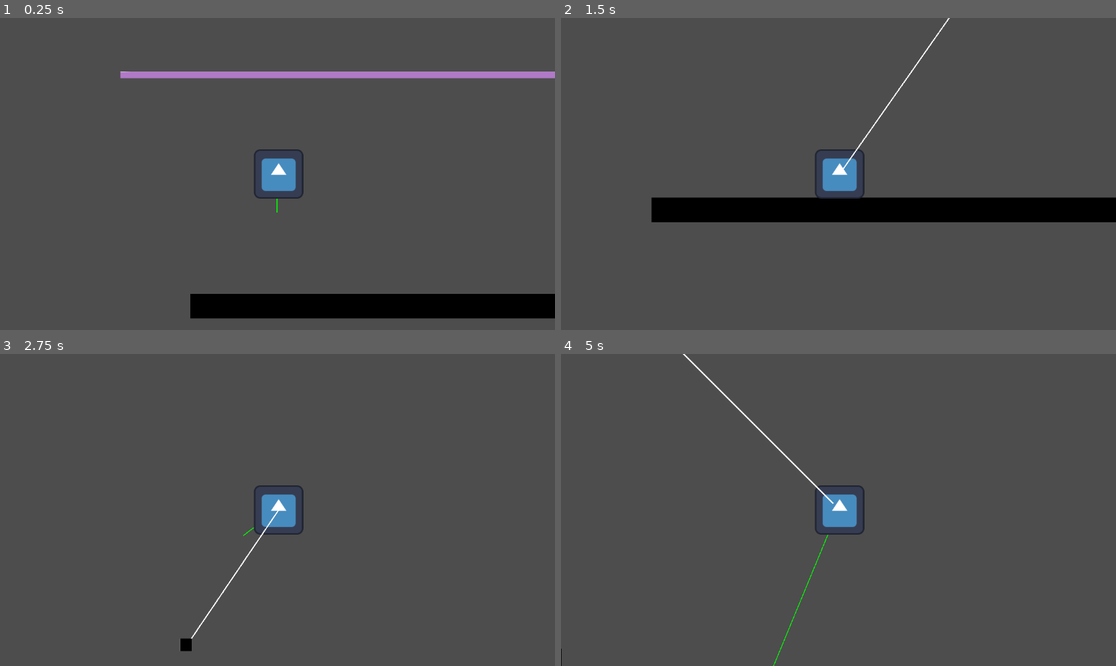
Above: before the commit, frames 1-4 (two rows, left to right).
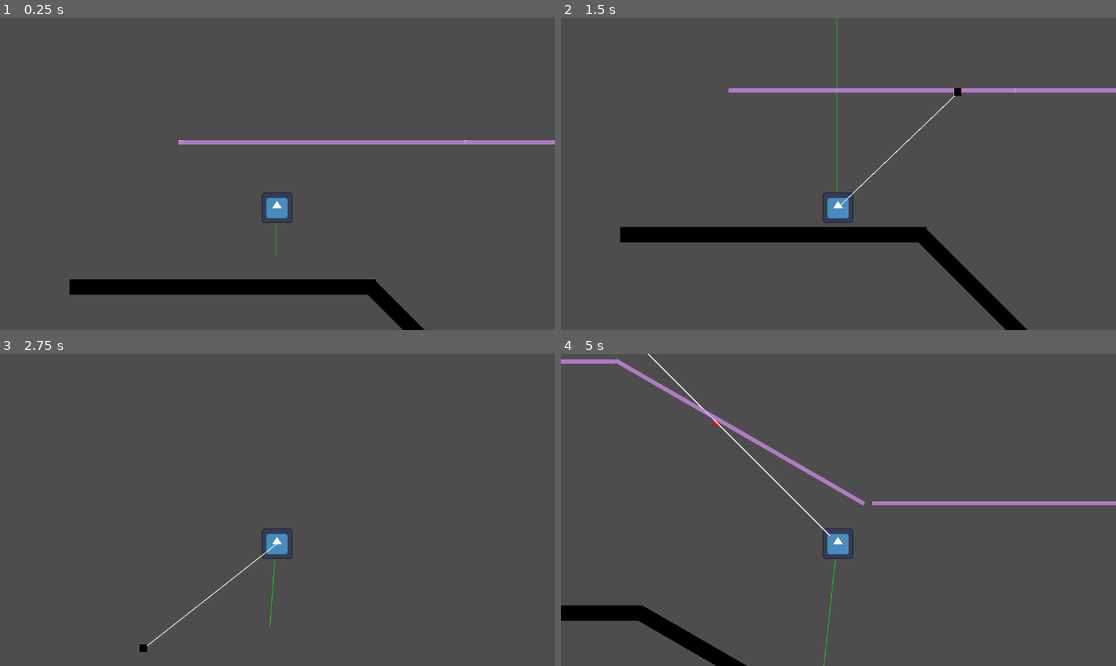
Above: after the commit, the same moments.

Repository: alanmathiasen/hook-godot
Game: Godot game, scene res://scenes/level.tscn
The game is run twice, just before and just after one commit, with the same random seed, the same clock (stepped at 60 frames per second) and the same inputs. The engine's default icon, where the game draws it, is replaced by a stand-in: a white triangle on a blue panel in a dark square.
Inputs:
- Up to frame 1 (0.25 s): no input
- Up to frame 2 (1.5 s): hold Ctrl (hook) 0.53-1.28 s; hold Right (ui_right) from 0.53 s (still down); tap Up (ui_up) at 0.77, 0.8, 1.07, 1.35 s
- Up to frame 3 (2.75 s): tap Up (ui_up) at 1.52, 1.82, 2.3 s; tap Ctrl (hook) at 1.55 s; release Right (ui_right) at 2.03 s; hold Left (ui_left) from 2.03 s (still down); hold Ctrl (hook) from 2.03 s (still down)
- Up to frame 4 (5 s): release Left (ui_left) at 2.78 s; release Ctrl (hook) at 2.78 s; hold Right (ui_right) 2.78-4.28 s; tap Ctrl (hook) at 2.85, 4.35 s; tap Up (ui_up) at 3.02, 3.32, 3.6, 3.77, 4.07, 4.52, 4.82 s; hold Left (ui_left) from 4.28 s (still down)

The runs differ from the first frame. In frame 1, 12% of the frame differs, in the area x 12-100%, y 17-100%; in frame 2, 13%, in the area x 10-100%, y 0-100%; in frame 3, 1.5%; in frame 4, 4.8%.
Error after the commit: Invalid operands 'Vector2' and 'Nil' in operator '*'. (res://scenes/character.gd:115)

Commit message:
improvements here and there

Diff:
--- a/project.godot
+++ b/project.godot
@@ -12,7 +12,7 @@
 
 config/name="test"
 run/main_scene="res://scenes/level.tscn"
-config/features=PackedStringArray("4.1", "Forward Plus")
+config/features=PackedStringArray("4.2", "Forward Plus")
 config/icon="res://icon.svg"
 
 [input]
--- a/scenes/Hook.gd
+++ b/scenes/Hook.gd
@@ -1,13 +1,13 @@
 extends Area2D
 
 
-enum HookStates {NONE, EXTEND, HOOKED, JUST_RELEASED}
+enum HookStates {NONE, EXTEND, HOOKED}
 
 
 signal hook_just_released
 
 
-const HOOK_SPEED = 1000.0
+const HOOK_SPEED = 2000.0
 const HOOK_DIRECTION_RIGHT = Vector2(1, -1)
 const HOOK_DIRECTION_LEFT = Vector2(-1, -1)
 const HOOK_COLLISION_LAYER = 2
@@ -49,17 +49,16 @@
 
 
 func _physics_process(delta):
-	line.points[1] = to_local(character.global_position)
+	draw_line_to_character()
+
 	match state:
 		HookStates.EXTEND:
 			extend_hook(delta)
 		HookStates.HOOKED:
 			if previous_state != HookStates.HOOKED:
-				print('fix hook')
 				fix_hook()
 		HookStates.NONE:
-			if previous_state != HookStates.NONE and previous_state != HookStates.HOOKED:
-				print('reset hook')
+			if previous_state == HookStates.EXTEND:
 				reset_hook()
 
 
@@ -71,14 +70,14 @@
 
 
 func _on_hook_body_entered(body:Node2D):
-	if body.get_collision_layer() == HOOK_COLLISION_LAYER and not state == HookStates.HOOKED:
-		change_state(HookStates.HOOKED)
-		# var direction_to_hook = (global_position - character.global_position).normalized()
-		# print(direction_to_hook)
-		# character.swing_velocity = character.velocity.dot(direction_to_hook) * direction_to_hook
+	if body.get_collision_layer() == HOOK_COLLISION_LAYER:
+		if state == HookStates.EXTEND:
+			change_state(HookStates.HOOKED)
 
 func fix_hook():
-	var hook_global_position = global_transform.origin
+	print('global_transform origin: ', global_transform.origin)
+	print('global_position: ', global_position)
+	var hook_global_position = global_position
 	character.remove_child(self)
 	character.get_tree().root.add_child(self)
 	self.global_position = hook_global_position
@@ -92,10 +91,10 @@
 	change_state(HookStates.NONE)
 	self.hide()
 	line.hide()
-	global_transform.origin = character.global_position
+	#global_transform.origin = character.global_position
 	print('hook reset', state)
-	if state == HookStates.HOOKED:
-		hook_just_released.emit()
+
+	hook_just_released.emit()
 
 
 func draw_line_to_character():
--- a/scenes/character.gd
+++ b/scenes/character.gd
@@ -2,11 +2,11 @@
 
 enum HookStates {NONE, EXTEND, HOOKED, JUST_RELEASED}
 
-@onready var hook = $Hook
-
-var speed := 400
-var gravity := 400
-var jump_force = 400
+const SPEED := 600
+const GRAVITY := 800
+const JUMP_FORCE = -600
+const BREAK_SPEED = 500
+const SWING_SPEED = 10
 var facing_direction := 1
 var swing_velocity := 0.0
 
@@ -19,11 +19,15 @@
 
 var velocity_arrow = Vector2.ZERO
 
+@onready var hook = $Hook
 
 func _physics_process(delta):
-	# print(velocity)
+
+	# print('hook to character: ', rad_to_deg(hook.get_angle_to(self.global_position)))
+	# print('character to hook: ', rad_to_deg(self.get_angle_to(hook.global_position)))
+	handle_movement(delta)
 	handle_hook(delta)
-	handle_movement(delta)
+
 	move_and_slide()
 	queue_redraw()
 
@@ -31,15 +35,19 @@
 
 func handle_movement(delta):
 	var direction = Input.get_axis("ui_left", "ui_right")
+
+	if direction != 0 and hook.state != HookStates.HOOKED:
+		var target_velocity = SPEED * direction
+		var interpolation_speed = 0.025  # Adjust this value to change the rate of interpolation
+		velocity.x = lerp(velocity.x, target_velocity, interpolation_speed)
+		facing_direction = 1 if direction > 0 else -1
+	elif is_on_floor():
+		velocity.x = move_toward(velocity.x, 0, delta * BREAK_SPEED)
+
 	if not is_on_floor():
-		velocity.y += gravity * delta
-	if direction != 0 and hook.state != HookStates.HOOKED:
-		velocity.x = speed * direction
-		facing_direction = 1 if direction > 0 else -1
-	else:
-		velocity.x = move_toward(velocity.x, 0, 13)
-	if is_on_floor() and Input.is_action_just_pressed("ui_up"):
-		velocity.y = -jump_force
+		velocity.y += GRAVITY * delta
+	elif Input.is_action_just_pressed("ui_up"):
+			velocity.y += JUMP_FORCE
 
 
 func handle_hook(delta):
@@ -48,22 +56,20 @@
 		linear_velocity = angular_velocity * distance_to_hook
 		process_velocity(delta)
 
-func _on_hook_body_entered(_body):
-	distance_to_hook = self.global_position.distance_to(hook.global_position)
-	if facing_direction == 1:
-		angle_to_hook = hook.get_angle_to(self.global_position)
-	else:
-		angle_to_hook = self.get_angle_to(hook.global_position)
-
 
 func process_velocity(delta:float)->void:
-	angular_acceleration = 2 * delta#((-gravity*delta) / distance_to_hook) * sin(angle_to_hook)
+	# print('angle to hook ', rad_to_deg(angle_to_hook))
+	# print('sin ',sin(angle_to_hook))
+	angular_acceleration = ((-GRAVITY*delta) / distance_to_hook) * sin(angle_to_hook)
+	# print(angular_acceleration)
+
 	if facing_direction == 1:
 		angular_velocity += angular_acceleration
 	else:
 		angular_velocity -= angular_acceleration
 
-	angle_to_hook += angular_velocity * 0.01
+	angle_to_hook += deg_to_rad(angular_velocity)
+	# print(rad_to_deg(angle_to_hook))
 	# print(rad_to_deg(angle_to_hook))
 	# print('hook.global_position ', hook.global_position)
 	# print('el resto ', Vector2(distance_to_hook * cos(angle_to_hook), distance_to_hook * sin(angle_to_hook)))
@@ -73,20 +79,49 @@
 func add_angular_velocity(force:float)->void:
 	angular_velocity += force
 
+
+
+func _on_hook_body_entered(_body):
+	distance_to_hook = self.global_position.distance_to(hook.global_position)
+	if facing_direction == 1:
+		angle_to_hook = hook.get_angle_to(self.global_position)
+		print('135-->', rad_to_deg(angle_to_hook))
+	else:
+		angle_to_hook = self.get_angle_to(hook.global_position)
+		print('45-->', rad_to_deg(angle_to_hook))
+
+	angular_velocity = vel_to_ang(self.velocity, distance_to_hook)
+
+
 func _on_hook_just_released():
 	var release_speed = linear_velocity
-	velocity.x = -release_speed * cos(angle_to_hook) * 1
-	velocity.y = 0
+	velocity.x = -release_speed * cos(angle_to_hook) * 1.2
 	velocity.y = release_speed * sin(angle_to_hook)
 	# velocity.x -= linear_velocity * cos(angle_to_hook)
 	# velocity.y += linear_velocity * sin(angle_to_hook)
 	# Adjust the y component of the velocity
-	var adjustment_factor = 1 / abs(velocity.y - 1) + 1
-	velocity.y /= adjustment_factor * 2
-
-	# print(rad_to_deg(angle_to_hook), 'sine', linear_velocity,  sin(angle_to_hook))
+	var adjustment_factor = (1 / abs(velocity.y - 1) + 1) * 2
+	velocity.y /= adjustment_factor
+	# print('angular velocity', angular_velocity)
 	angular_velocity = 0.0
 	# print('velocity', velocity)
 
 func _draw():
+	# draw_line(Vector2.ZERO, linear_velocity, Color.RED, 2.0)
 	draw_line(Vector2.ZERO, velocity, Color.GREEN, 2.0)
+
+	var xPos = cos(self.get_angle_to(hook.global_position))
+	var yPos = sin(self.get_angle_to(hook.global_position))
+	draw_circle(Vector2(xPos, yPos) * distance_to_hook, 10, Color.RED)
+
+func vel_to_ang(vel: Vector2, radius: float) -> float:
+		if radius == 0:
+				print("Error: Radius cannot be zero.")
+				return 0
+
+		# Calculate the speed from the velocity vector
+		var angular_speed = vel.length()
+		# Calculate the angular velocity
+
+
+		return (angular_speed / radius) * facing_direction
--- a/scenes/character.tscn
+++ b/scenes/character.tscn
@@ -19,6 +19,7 @@
 
 [node name="Character" type="CharacterBody2D"]
 position = Vector2(1, -1)
+floor_stop_on_slope = false
 script = ExtResource("1_kloc2")
 
 [node name="CollisionShape2D" type="CollisionShape2D" parent="."]
--- a/scenes/level.tscn
+++ b/scenes/level.tscn
@@ -9,15 +9,40 @@
 [node name="Floor" parent="." instance=ExtResource("1_j16pw")]
 
 [node name="Floor2" parent="." instance=ExtResource("1_j16pw")]
-position = Vector2(1110, 627)
+position = Vector2(992, 848)
+rotation = 0.785397
+
+[node name="Floor3" parent="." instance=ExtResource("1_j16pw")]
+position = Vector2(2728, 1232)
+rotation = 0.523598
+
+[node name="Floor4" parent="." instance=ExtResource("1_j16pw")]
+position = Vector2(1504, 1072)
+
+[node name="Floor5" parent="." instance=ExtResource("1_j16pw")]
+position = Vector2(2144, 1072)
+
+[node name="Floor6" parent="." instance=ExtResource("1_j16pw")]
+position = Vector2(-160, 627)
 
 [node name="Character" parent="." instance=ExtResource("2_h8vo1")]
 position = Vector2(377, 271)
 
 [node name="Camera2D" type="Camera2D" parent="Character"]
-position = Vector2(1, 0)
-zoom = Vector2(0.8, 0.8)
+position = Vector2(6, 0)
+offset = Vector2(0, -140)
+zoom = Vector2(0.5, 0.5)
 limit_smoothed = true
 
 [node name="Roof" parent="." instance=ExtResource("3_dnmmg")]
 position = Vector2(566, 27)
+
+[node name="Roof2" parent="." instance=ExtResource("3_dnmmg")]
+position = Vector2(1752, 27)
+
+[node name="Roof3" parent="." instance=ExtResource("3_dnmmg")]
+position = Vector2(4008, 616)
+
+[node name="Roof4" parent="." instance=ExtResource("3_dnmmg")]
+position = Vector2(2864, 320)
+rotation = 0.523598
